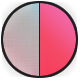
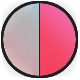
Before/after of a (80, 80) layered artwork. What changed in the layer stack:
painted on "outline" over [left=1, top=1, right=78, bottom=78]
